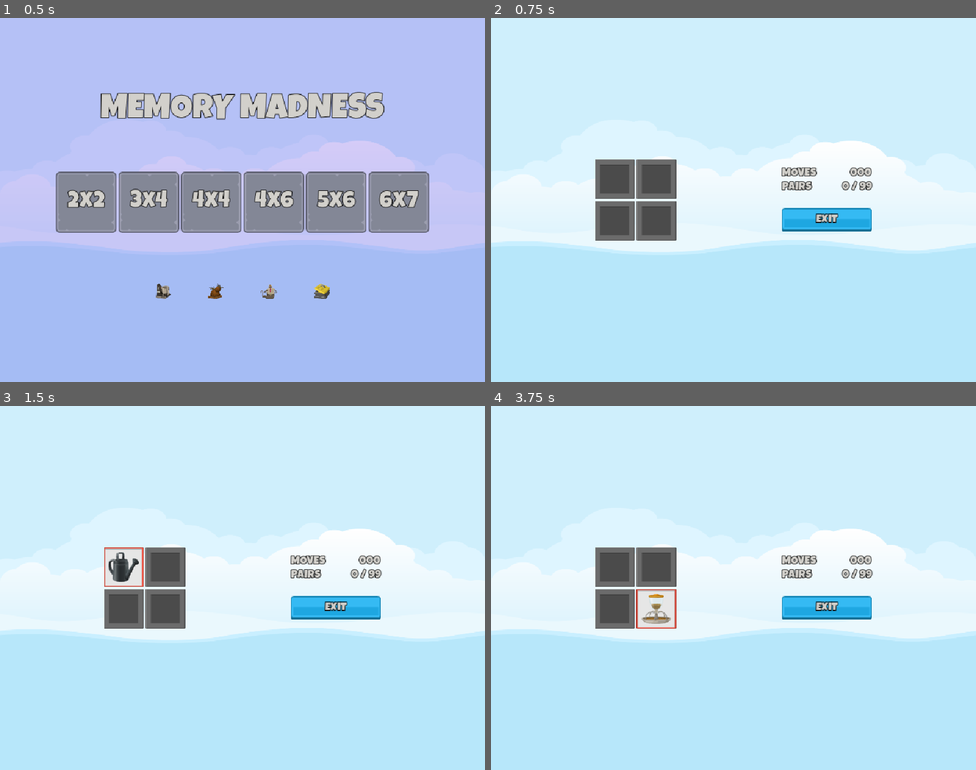
Above: before the commit, frames 1-4 (two rows, left to right).
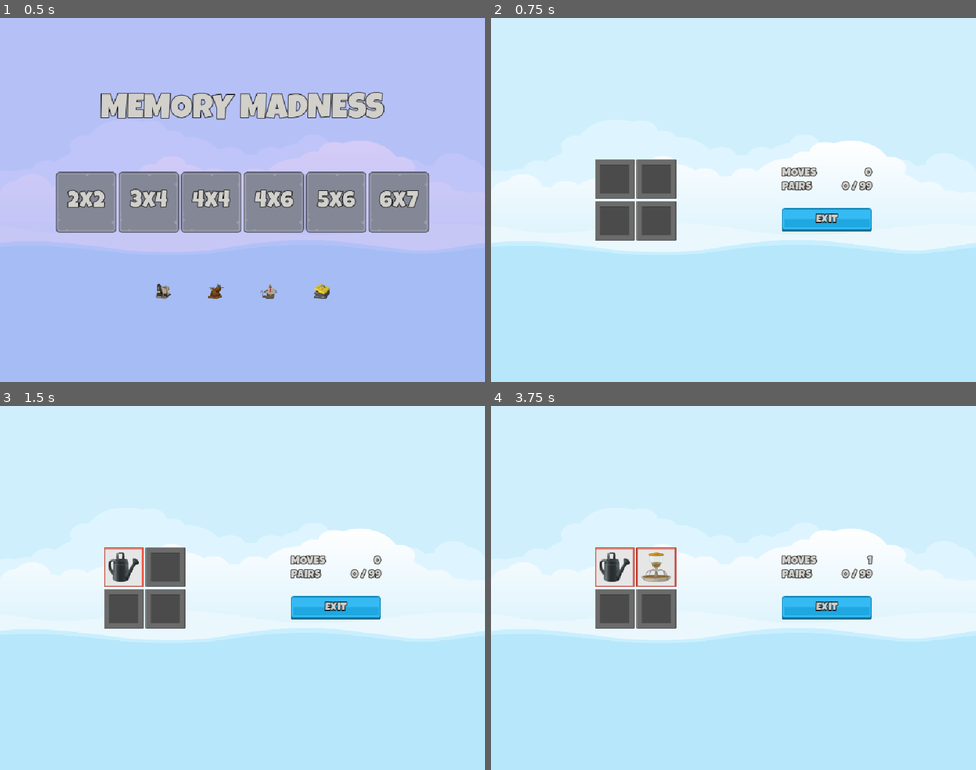
Above: after the commit, the same moments.

Repository: LHO-Developments/Godot-Projects
Game: Godot game, scene res://Scenes/Master/Master.tscn
The game is run twice, just before and just after one commit, with the same random seed, the same clock (stepped at 60 frames per second) and the same inputs.
Inputs (mouse positions are in pixels of both pictures, inside the frame that each line leads up to):
- Up to frame 1 (0.5 s): no input
- Up to frame 2 (0.75 s): click "2x2" at 0.5 s
- Up to frame 3 (1.5 s): click (121, 566) at 1.25 s
- Up to frame 4 (3.75 s): click (655, 566) at 2.02 s; click (612, 609) at 2.77 s; click (655, 609) at 3.52 s

Frame 1 is identical in both runs. In frame 2, less than 0.1% of the frame differs, in the area x 73-79%, y 41-44%; in frame 3, less than 0.1%; in frame 4, 2.7%, in the area x 21-79%, y 38-62%.

Commit message:
Add move made score

Diff:
--- a/Memory Madness/memory-madness/Scenes/Game/Game.gd
+++ b/Memory Madness/memory-madness/Scenes/Game/Game.gd
@@ -4,7 +4,7 @@
 @onready var grid_container: GridContainer = $HB/GridContainer
 @onready var scorer: Scorer = $Scorer;
 @onready var pairs_label: Label = $HB/VB/HB2/PairsLabel
-
+@onready var moves_label: Label = $HB/VB/HB/MovesLabel
 
 # Called when the node enters the scene tree for the first time.
 func _ready() -> void:
@@ -12,6 +12,7 @@
 
 func _process(delta: float) -> void:
 	pairs_label.text = scorer.get_pairs_str();
+	moves_label.text = scorer.get_move_made_str();
 
 func _on_level_selected(level_setting: LevelSetting) -> void:
 
@@ -25,7 +26,7 @@
 		grid_container.add_child(tile);
 		tile.setup(image,frame_image);
 
-	scorer.clear_new_game();
+	scorer.clear_new_game(level_setting.target_pairs);
 
 
 func _on_exit_button_pressed() -> void:
--- a/Memory Madness/memory-madness/Scenes/Scorer/Scorer.gd
+++ b/Memory Madness/memory-madness/Scenes/Scorer/Scorer.gd
@@ -6,20 +6,29 @@
 @onready var reveal_timer: Timer = $RevealTimer;
 var _pairs_made: int = 0;
 var _target_pairs: int = 99;
+var _moves_made: int = 0;
 
 # Called when the node enters the scene tree for the first time.
 func _ready() -> void:
 	SignalHub.on_tile_selected.connect(on_tile_selected);
 	SignalHub.on_game_exit_pressed.connect(on_game_exist_pressed)
 
-func clear_new_game() -> void:
+func clear_new_game(_target_pairs: int) -> void:
 	_selected_tiles.clear();
 	SelectionEnabled = true;
 	_pairs_made = 0;
+	_target_pairs = _target_pairs
+	_moves_made = 0;
 
 func get_pairs_str() -> String:
 	return "%d / %d" % [ _pairs_made, _target_pairs];
+
+
+func get_move_made_str() -> String:
+	return "%d" % [_moves_made];
+
 func check_for_pair() -> void:
+	_moves_made += 1;
 	if _selected_tiles[0].matches_other_tile(_selected_tiles[1]):
 		_selected_tiles[0].kill_on_pair();
 		_selected_tiles[1].kill_on_pair();
--- a/Memory Madness/memory-madness/Scenes/Scorer/Scorer.tscn
+++ b/Memory Madness/memory-madness/Scenes/Scorer/Scorer.tscn
@@ -6,5 +6,6 @@
 script = ExtResource("1_pmgxc")
 
 [node name="RevealTimer" type="Timer" parent="." unique_id=558045055]
+wait_time = 2.5
 
 [connection signal="timeout" from="RevealTimer" to="." method="_on_reveal_timer_timeout"]
